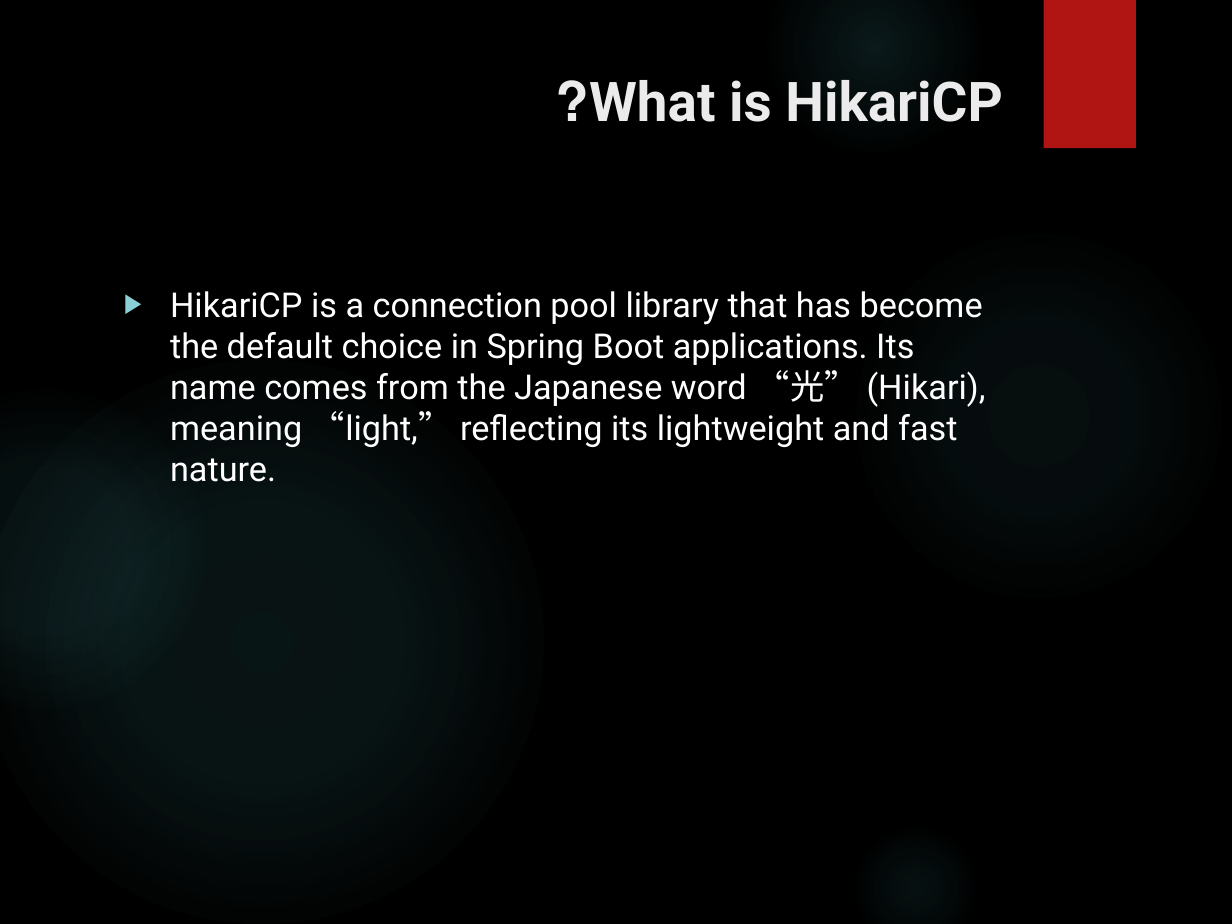
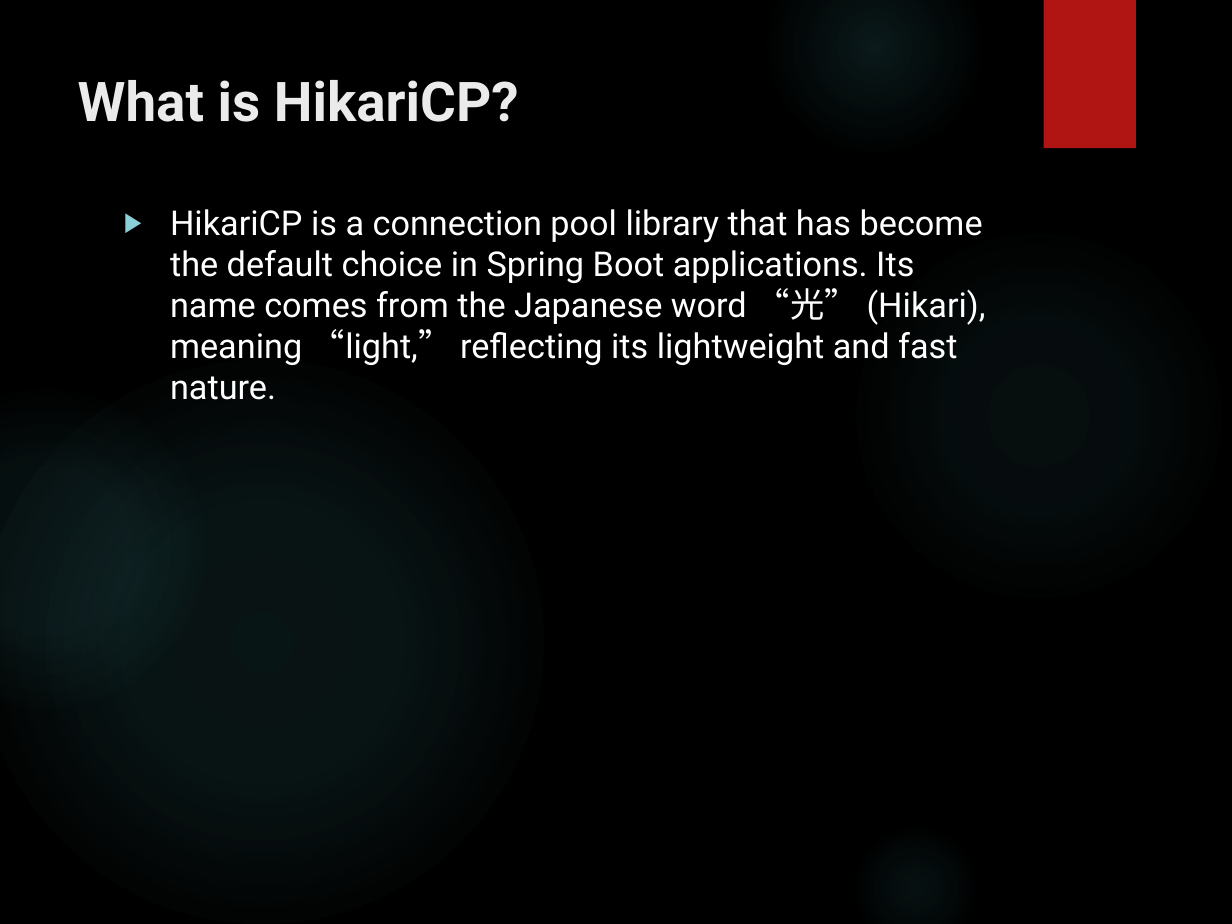
Before and after one commit to bshafiei-ir/grafana, a slide deck: slide 7 of docs/grafana_presentation.pptx. Drawn at 1232x924 pixels with LibreOffice and Linux fonts; fonts in the diff are those of the drawing; background and template pictures are left out. Boxes give left, top, right and bottom in pixels: in the first picture for what was removed or moved away, otherwise in the second. Text is boxed around its words. In the diff, an @@ line names an element or a change of style, - is before the commit and + after.

```diff
--- a/docs/grafana_presentation.pptx
+++ b/docs/grafana_presentation.pptx
@@ title "What is HikariCP?" at [78, 80, 519, 122]: alignment right to left @@
@@ text "HikariCP is a connection pool ...": place and size @@
-text "HikariCP is a connection pool ..." at [170, 291, 986, 482]
+text "HikariCP is a connection pool ..." at [170, 209, 986, 400]
```
Also in this commit, not shown: 7 other slides changed, 1 slide added, 6 other files.
